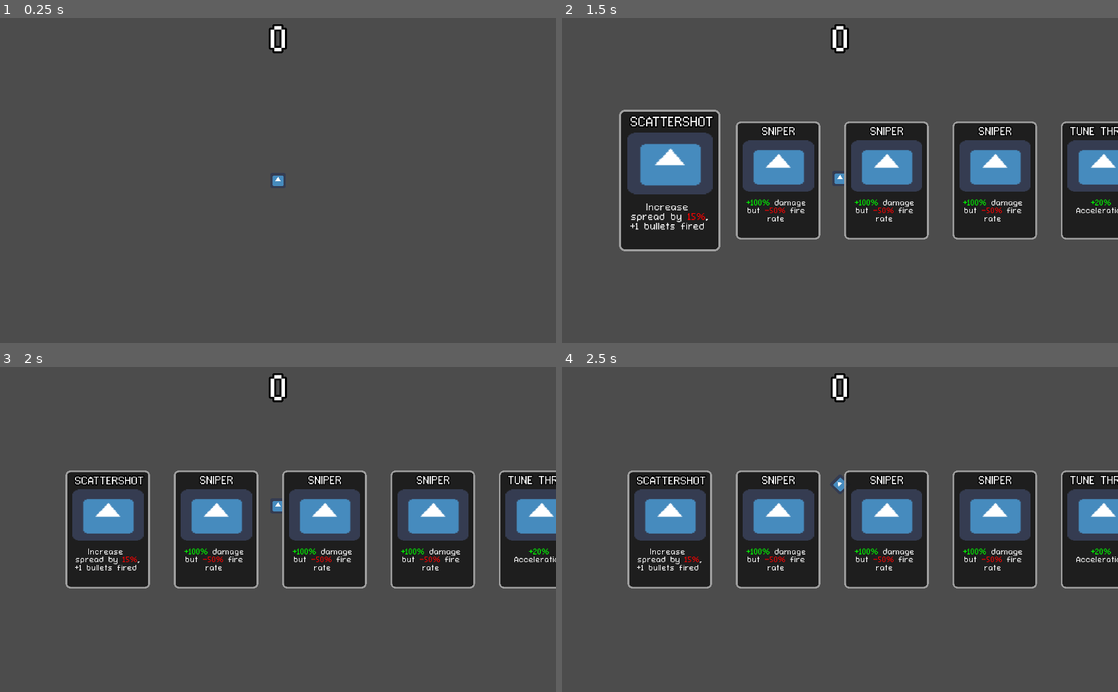
Above: before the commit, frames 1-4 (two rows, left to right).
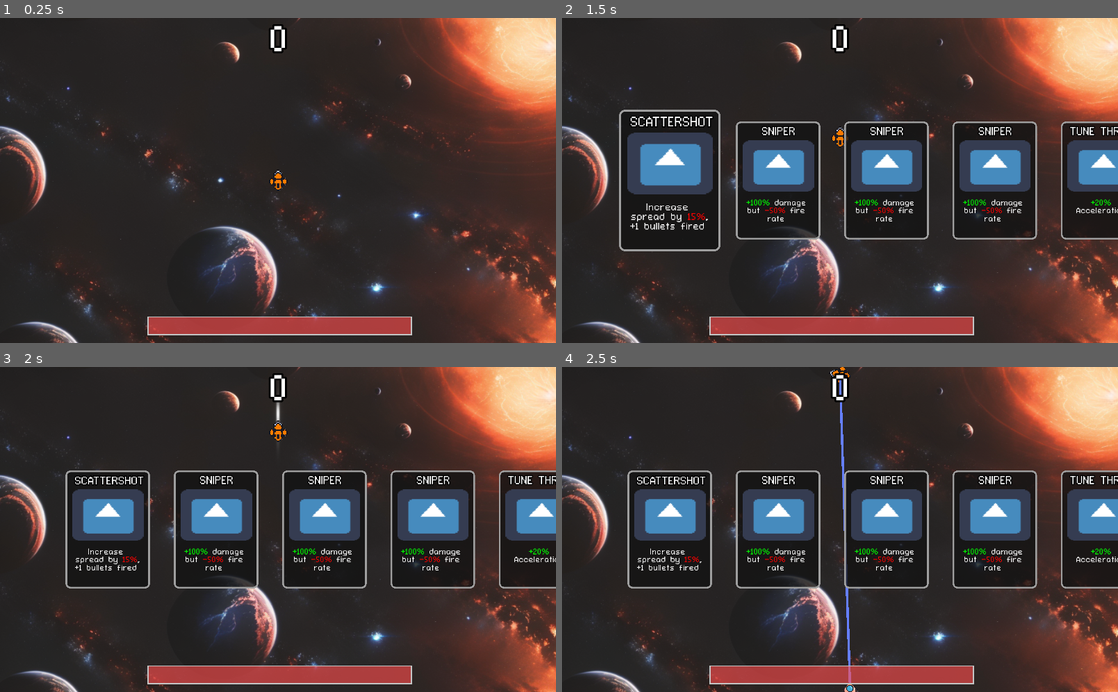
Above: after the commit, the same moments.

Repository: Jetpackjules/VP_Game_Jam
Game: Godot game, scene res://Main.tscn
Two runs of this game, one before a commit and one after it. Both use one fixed random seed, a clock stepped at 60 frames per second and the inputs below. The engine's default icon, where the game draws it, is replaced by a stand-in: a white triangle on a blue panel in a dark square.
Inputs (mouse positions are in pixels of both pictures, inside the frame that each line leads up to):
- Up to frame 1 (0.25 s): no input
- Up to frame 2 (1.5 s): tap Enter at 0.5 s; move the mouse to (812, 245) at 0.52 s; hold Up (ui_up) from 0.53 s (still down); tap F (cards_toggle) at 0.6, 1.35 s; click (812, 245) at 0.67 s; tap Space (ui_select) at 0.77, 1.25 s; move the mouse to (728, 180) at 1.27 s; click (728, 180) at 1.42 s
- Up to frame 3 (2 s): keep holding Up (ui_up); tap Space (ui_select) at 1.52 s
- Up to frame 4 (2.5 s): move the mouse to (667, 565) at 2.02 s; release Up (ui_up) at 2.03 s; hold Left (ui_left) from 2.03 s (still down); tap W (increase_bullets) at 2.1 s; click (667, 565) at 2.17 s; tap F (cards_toggle) at 2.3 s

The runs differ from the first frame. In frame 1, 98% of the frame differs, in the area x 0-100%, y 0-100%; in frame 2, 70%; in frame 3, 73%; in frame 4, 73%.

Commit message:
added death explosion and ai sprites, also added auto-aim!

Diff:
--- a/Card_Container.gd
+++ b/Card_Container.gd
@@ -47,6 +47,7 @@
 
 
 func show_random_cards():
+	Global.game_paused = true
 	for i in range(3):  # select three random cards
 		var random_card_scene = load(card_scenes[randi() % card_scenes.size()]).instance()
 		self.add_child(random_card_scene)
--- a/Enemies/Basher.tscn
+++ b/Enemies/Basher.tscn
@@ -1,10 +1,7 @@
-[gd_scene load_steps=10 format=2]
+[gd_scene load_steps=9 format=2]
 
-[ext_resource path="res://Enemy_icon.png" type="Texture" id=1]
+[ext_resource path="res://Assets/pixel_icons_7208f1ea.png" type="Texture" id=1]
 [ext_resource path="res://Enemies/Enemy.gd" type="Script" id=2]
-
-[sub_resource type="RectangleShape2D" id=3]
-extents = Vector2( 32, 32 )
 
 [sub_resource type="Animation" id=10]
 resource_name = "Hit"
@@ -25,32 +22,38 @@
 [sub_resource type="Animation" id=11]
 length = 0.001
 
-[sub_resource type="Gradient" id=6]
+[sub_resource type="Gradient" id=12]
 offsets = PoolRealArray( 0.40724 )
 colors = PoolColorArray( 0, 0.694118, 1, 0 )
 
 [sub_resource type="GradientTexture2D" id=7]
-gradient = SubResource( 6 )
+gradient = SubResource( 12 )
 
-[sub_resource type="Gradient" id=8]
+[sub_resource type="Gradient" id=13]
 offsets = PoolRealArray( 0 )
 colors = PoolColorArray( 1, 0.305882, 0.301961, 0.619608 )
 
 [sub_resource type="GradientTexture" id=9]
-gradient = SubResource( 8 )
+gradient = SubResource( 13 )
 
 [node name="Basic" type="RigidBody2D" groups=["enemies"]]
 collision_layer = 3
 collision_mask = 3
+contacts_reported = 4
+contact_monitor = true
+can_sleep = false
 script = ExtResource( 2 )
 
-[node name="CollisionShape2D" type="CollisionShape2D" parent="."]
-shape = SubResource( 3 )
+[node name="Tween" type="Tween" parent="."]
+
+[node name="CollisionPolygon2D" type="CollisionPolygon2D" parent="."]
+rotation = 1.5708
+polygon = PoolVector2Array( -7, -46, 7, -46, 15, -36, 15, -36, 20, -36, 20, -28, 26, -25, 26, -21, 32, -21, 32, 2, 24, 2, 18, 13, 16, 20, 8, 29, 8, 36, -6, 36, -6, 29, -16, 20, -16, 13, -23, 2, -31, 2, -31, -21, -26, -21, -20, -28, -20, -36, -16, -36 )
 
 [node name="Icon" type="Sprite" parent="."]
-position = Vector2( 295, 97 )
+rotation = 1.5708
+scale = Vector2( 0.325684, 0.319824 )
 texture = ExtResource( 1 )
-offset = Vector2( -295, -97 )
 
 [node name="Hit_Anim" type="AnimationPlayer" parent="."]
 anims/Hit = SubResource( 10 )
@@ -72,3 +75,6 @@
 texture_progress = SubResource( 9 )
 fill_mode = 6
 nine_patch_stretch = true
+
+[connection signal="body_entered" from="." to="." method="_on_Basic_body_entered"]
+[connection signal="tween_all_completed" from="Tween" to="." method="_on_Tween_tween_all_completed"]
--- a/Enemies/Enemy.gd
+++ b/Enemies/Enemy.gd
@@ -8,6 +8,11 @@
 onready var health_bar = get_node("HealthBar_container/HealthBar")
 onready var health_bar_container = get_node("HealthBar_container")
 onready var hit_anim = get_node("Hit_Anim")
+onready var tween: Tween = get_node("Tween")
+var dead := false
+onready var sprite = get_node("Icon")
+var max_speed := 200
+
 
 func _ready():
 	player = get_node("/root/Main/Player")  # Update with your player node's path
@@ -15,26 +20,25 @@
 	health_bar.value = health
 
 
-func _process(delta):
-	if Global.game_paused and mode != MODE_STATIC:
+func _physics_process(delta):
+	if Global.game_paused and mode != MODE_STATIC or dead:
 		original_linear_velocity = linear_velocity
 		original_angular_velocity = angular_velocity
-#		linear_velocity = Vector2.ZERO
-#		angular_velocity = 0
 		mode = MODE_STATIC
-	elif !Global.game_paused:
+	elif !Global.game_paused and !dead:
 		if mode == MODE_STATIC:
 			linear_velocity = original_linear_velocity
 			angular_velocity = original_angular_velocity
 			mode = MODE_RIGID
-		# The rest of your physics process logic goes here
 		health_bar_container.global_rotation_degrees = 0.0
 		var direction = Vector2.ZERO
 		if player != null:
 			direction = (player.global_position - global_position).normalized()
+			self.look_at(player.global_position)  # Make the enemy face the player
 		apply_central_impulse(direction * speed)
-
-
+		# Capping the maximum speed
+		if linear_velocity.length() > max_speed:
+			linear_velocity = linear_velocity.normalized() * max_speed
 
 func hit(damage, knockback):
 	hit_anim.play("Hit")
@@ -49,8 +53,36 @@
 
 
 func die():
+	dead = true
 	player.enemies.erase(self)
 	get_parent().get_parent().get_node("Score").increase_score(10)
 	if player.closest_enemy == self:
 		player.closest_enemy = null
-	queue_free()
+	dissapear()
+
+func _on_Basic_body_entered(body):
+	if body == player:
+		player.hit(10, global_position)
+		print(body)
+		die()
+	pass # Replace with function body.
+
+
+func dissapear():
+#	self.mode = MODE_STATIC
+	# Disable collision mask for layers 1 and 2
+	set_collision_mask_bit(0, false)  # Layer indices start at 0, so layer 1 is at index 0
+	set_collision_mask_bit(1, false)  # Layer 2 is at index 1
+
+	# Disable collision layer for layers 1 and 2
+	set_collision_layer_bit(0, false)
+	set_collision_layer_bit(1, false)
+	var transparent = Color(sprite.modulate.r, sprite.modulate.g, sprite.modulate.b, 0)
+	tween.interpolate_property(sprite, "scale", sprite.scale, sprite.scale*1.8, 0.4, Tween.TRANS_LINEAR, Tween.EASE_IN_OUT, 0.1)
+	tween.interpolate_property(sprite, "modulate", Color(sprite.modulate.r, sprite.modulate.g, sprite.modulate.b, 0.4), transparent, 0.5, Tween.TRANS_LINEAR, Tween.EASE_IN_OUT)
+	tween.start()
+
+
+func _on_Tween_tween_all_completed():
+	if dead:
+		queue_free()
--- a/Main.tscn
+++ b/Main.tscn
@@ -1,15 +1,36 @@
-[gd_scene load_steps=10 format=2]
+[gd_scene load_steps=16 format=2]
 
-[ext_resource path="res://icon.png" type="Texture" id=1]
+[ext_resource path="res://Assets/pixel_icons_89342b47.png" type="Texture" id=1]
 [ext_resource path="res://Player/Player.gd" type="Script" id=2]
 [ext_resource path="res://Water_Shader.tres" type="Material" id=3]
 [ext_resource path="res://fonts/connection_ii/ConnectionII.otf" type="DynamicFontData" id=4]
 [ext_resource path="res://Enemy_Spawner.gd" type="Script" id=5]
 [ext_resource path="res://Score.gd" type="Script" id=6]
 [ext_resource path="res://Card_Container.gd" type="Script" id=7]
+[ext_resource path="res://Assets/epic_space_environments_27203aeb.png" type="Texture" id=8]
+[ext_resource path="res://Player_HealthBar.gd" type="Script" id=9]
 
-[sub_resource type="RectangleShape2D" id=3]
-extents = Vector2( 32, 32 )
+[sub_resource type="Gradient" id=6]
+offsets = PoolRealArray( 0.40724 )
+colors = PoolColorArray( 0, 0.694118, 1, 0 )
+
+[sub_resource type="GradientTexture2D" id=9]
+gradient = SubResource( 6 )
+
+[sub_resource type="Gradient" id=8]
+offsets = PoolRealArray( 0 )
+colors = PoolColorArray( 1, 0.305882, 0.301961, 0.619608 )
+
+[sub_resource type="GradientTexture" id=10]
+gradient = SubResource( 8 )
+
+[sub_resource type="StyleBoxFlat" id=11]
+bg_color = Color( 0.6, 0.6, 0.6, 0 )
+border_width_left = 6
+border_width_top = 5
+border_width_right = 6
+border_width_bottom = 5
+border_color = Color( 0.772549, 0.772549, 0.772549, 1 )
 
 [sub_resource type="DynamicFont" id=4]
 size = 150
@@ -23,6 +44,13 @@
 
 [node name="Main" type="Node2D"]
 scale = Vector2( 1.02003, 1 )
+
+[node name="EpicSpaceEnvironments27203Aeb" type="Sprite" parent="."]
+show_behind_parent = true
+position = Vector2( -20.5876, 243 )
+scale = Vector2( 2.46062, 2.39561 )
+z_index = -1
+texture = ExtResource( 8 )
 
 [node name="Background" type="ColorRect" parent="."]
 visible = false
@@ -45,11 +73,13 @@
 collision_mask = 5
 script = ExtResource( 2 )
 
+[node name="CollisionPolygon2D" type="CollisionPolygon2D" parent="Player"]
+polygon = PoolVector2Array( -3.92145, -47, 5.88218, -47, 20.5876, -29, 20.5876, -12, 30.3913, -12, 39.2145, -1, 40.1949, 12, 6.86254, 39, 6.86254, 44, -3.92145, 44, -3.92145, 41, -37.2538, 12, -38.2342, -2, -33.3324, -2, -26.4698, -12, -18.6269, -12, -18.6269, -30 )
+
 [node name="Icon" type="Sprite" parent="Player"]
+position = Vector2( 2.38419e-07, -5.96046e-08 )
+scale = Vector2( 0.363807, 0.363807 )
 texture = ExtResource( 1 )
-
-[node name="CollisionShape2D" type="CollisionShape2D" parent="Player"]
-shape = SubResource( 3 )
 
 [node name="Line2D" type="Line2D" parent="Player"]
 
@@ -73,6 +103,29 @@
 alignment = 1
 script = ExtResource( 7 )
 
+[node name="Player_HealthBar" type="TextureProgress" parent="."]
+anchor_left = 0.5
+anchor_top = 0.5
+anchor_right = 0.5
+anchor_bottom = 0.5
+margin_left = -544.0
+margin_top = 577.0
+margin_right = 556.0
+margin_bottom = 657.0
+rect_pivot_offset = Vector2( 544.102, 39 )
+value = 100.0
+texture_under = SubResource( 9 )
+texture_progress = SubResource( 10 )
+fill_mode = 6
+nine_patch_stretch = true
+script = ExtResource( 9 )
+
+[node name="HealthBar_Container" type="Panel" parent="Player_HealthBar"]
+margin_left = 0.00012207
+margin_right = 1100.0
+margin_bottom = 80.0
+custom_styles/panel = SubResource( 11 )
+
 [node name="Score" type="Label" parent="."]
 anchor_left = 0.5
 anchor_right = 0.5
--- a/Player/Player.gd
+++ b/Player/Player.gd
@@ -7,7 +7,10 @@
 var rotation_speed: float = 3.0  # Increased
 var fire_speed: float = 1.0      # Fires every second
 var fire_amount: int = 1         # Fires 1 projectile at a time
+var health: float = 100.0        # Player's health
 
+
+onready var healthbar = get_node("../Player_HealthBar")
 var water_shader = load("res://Water_Shader.tres")
 onready var emitters = get_node("Emitters")
 onready var camera = get_node("../Camera2D")
@@ -91,9 +94,14 @@
 	if closest_enemy != null:
 		var direction_to_enemy = global_position.direction_to(closest_enemy.global_position).rotated(-rotation)
 		line.points = [Vector2.ZERO, direction_to_enemy * min_distance]
+		var angle_to_enemy = rad2deg(direction_to_enemy.angle()) + 90 # Compute angle to enemy in degrees
+		for emitter in emitters.get_children(): # Set the origin_angle of all emitters
+			emitter.origin_angle = angle_to_enemy
 		update()
 	else:
 		line.points = [Vector2.ZERO, Vector2.ZERO]
+		for emitter in emitters.get_children(): # Set the origin_angle of all emitters
+			emitter.origin_angle = 0
 		update()
 
 func _draw():
@@ -101,3 +109,20 @@
 
 	if line.points.size() >= 2:
 		draw_line(line.points[0], line.points[1], Color.green, 2.0)
+
+
+
+
+# Function to apply damage and knockback
+func hit(damage: float, knockback_location: Vector2):
+	health -= damage
+	if health <= 0:
+		die()
+	else:
+		var knockback = (global_position - knockback_location).normalized() * 200  # Modify 100 to adjust knockback strength
+		velocity += knockback
+
+	healthbar.set_health(health)
+
+func die():
+	print("Player died!")  # Replace with actual death logic
--- /dev/null
+++ b/Player_HealthBar.gd
@@ -0,0 +1,31 @@
+extends TextureProgress
+
+var tween = Tween.new()
+
+
+var original_pos = self.rect_position
+
+func _ready():
+	self.add_child(tween)
+	randomize()
+
+func set_health(new_health):
+	start_animations(value-new_health)
+	value = new_health
+
+func start_animations(amount):
+	# Calculate the shake intensity based on the score increase
+	var shake_intensity = amount * 0.1
+
+#	# Cancel any ongoing animations
+#	tween.stop_all()
+
+	# Shake along the x and y axes
+	for i in range(3):
+		var delay = i * 0.05
+		var offset = Vector2(rand_range(-shake_intensity, shake_intensity), rand_range(-shake_intensity, shake_intensity))
+		tween.interpolate_property(self, "rect_position", self.rect_position, self.rect_position + offset, 0.056, Tween.TRANS_LINEAR, delay)
+		tween.interpolate_property(self, "rect_position", self.rect_position + offset, original_pos, 0.25, Tween.TRANS_LINEAR, delay + 0.05)
+
+	# Start the tween
+	tween.start()
--- a/Projectiles/Basic/Emitter.gd
+++ b/Projectiles/Basic/Emitter.gd
@@ -2,7 +2,7 @@
 
 
 export var projectile_scene = preload("res://Projectiles/Basic/Projectile.tscn")
-export var projectile_speed: float = 900.0
+export var projectile_speed: float = 1500.0
 export var projectile_size: Vector2 = Vector2(1, 1)
 export var amount_emitted: int = 1
 
--- a/Score.gd
+++ b/Score.gd
@@ -2,10 +2,10 @@
 
 # Current score
 var score = 0
-
+onready var card_container = get_node("../Card_Container")
 # Tween for animations
 var tween = Tween.new()
-
+var card_checkpoint = 100
 # Original position
 var original_pos = Vector2.ZERO
 
@@ -34,6 +34,11 @@
 	# Start the animations
 	start_animations(amount)
 
+	if score >= card_checkpoint:
+		card_container.show_random_cards()
+		card_checkpoint += 100
+
+
 func start_animations(amount):
 	# Calculate the shake intensity based on the score increase
 	var shake_intensity = amount * .7
Binary file added: Assets/epic_space_environments_27203aeb.png
Not shown, added: Assets/epic_space_environments_27203aeb.png.import
Binary file added: Assets/pixel_icons_7208f1ea.png
Not shown, added: Assets/pixel_icons_7208f1ea.png.import
Binary file added: Assets/pixel_icons_89342b47.png
Not shown, added: Assets/pixel_icons_89342b47.png.import
